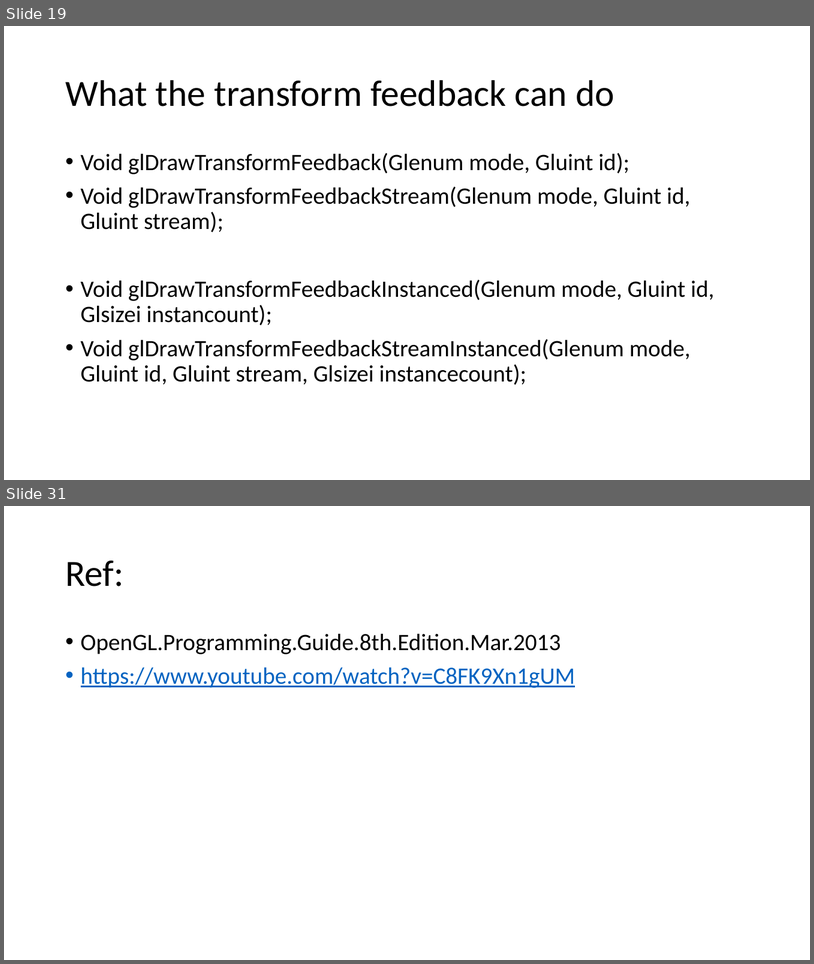
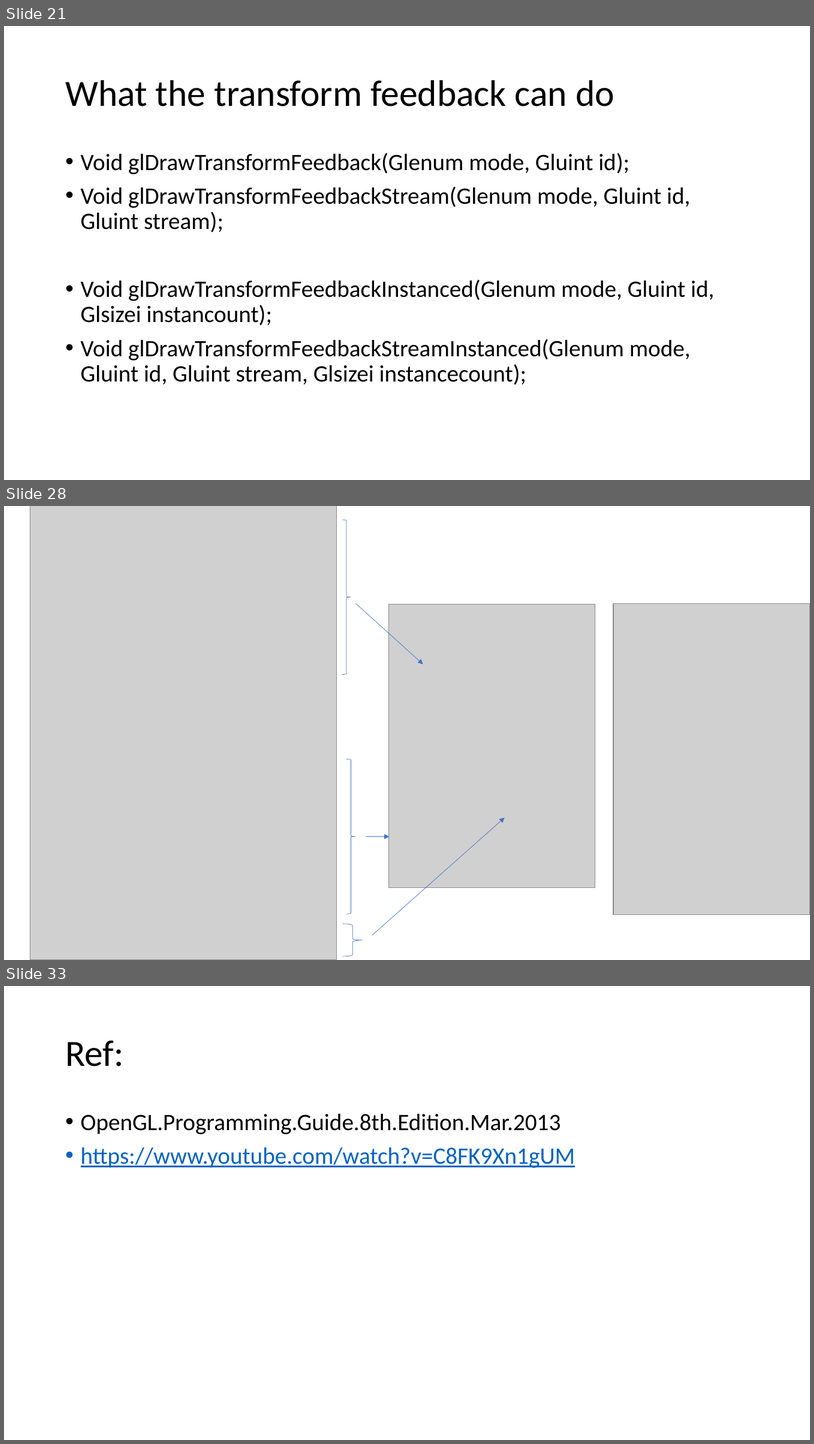
Before and after one commit to easyfly007/opengl_programming_guide, a slide deck: OpenGLProgrammingGuide_10_yifeih.pptx. Shown one above the other, each under a label of ours: slides 19 and 31 before the commit, slides 21, 28 and 33 after it; the slides between them are not shown. The pictures are 814x964 and 814x1444 pixels, drawn with LibreOffice and Linux fonts; fonts in the diff are those of the drawing; grey boxes stand for pictures. Boxes give left, top, right and bottom in pixels: in the first picture for what was removed or moved away, otherwise in the second. Text is boxed around its words. In the diff, an @@ line names an element or a change of style, - is before the commit and + after.

```diff
--- a/OpenGLProgrammingGuide_10_yifeih.pptx
+++ b/OpenGLProgrammingGuide_10_yifeih.pptx
@@ slide 28 added at <box>4,506,810,960</box>, background #FFFFFF @@
@@ picture added at <box>30,506,337,960</box> @@
@@ right brace added at <box>342,520,351,675</box>, outline #4472C4 0.5 pt @@
@@ arrow added from (356, 603) to (423, 664), #4472C4 0.5 pt @@
@@ picture added at <box>389,604,595,887</box> @@
@@ picture added at <box>614,603,810,915</box> @@
@@ right brace added at <box>347,759,356,914</box>, outline #4472C4 0.5 pt @@
@@ arrow added from (372, 935) to (505, 817), #4472C4 0.5 pt @@
@@ arrow added from (366, 837) to (390, 837), #4472C4 0.5 pt @@
@@ right brace added at <box>343,924,363,956</box>, outline #4472C4 0.5 pt @@
@@ what was slide 19 is now slide 21 @@
@@ what was slide 31 is now slide 33 @@
```
Also in this commit, not shown: 5 slides changed, 13 other slides added, 12 slides removed.
